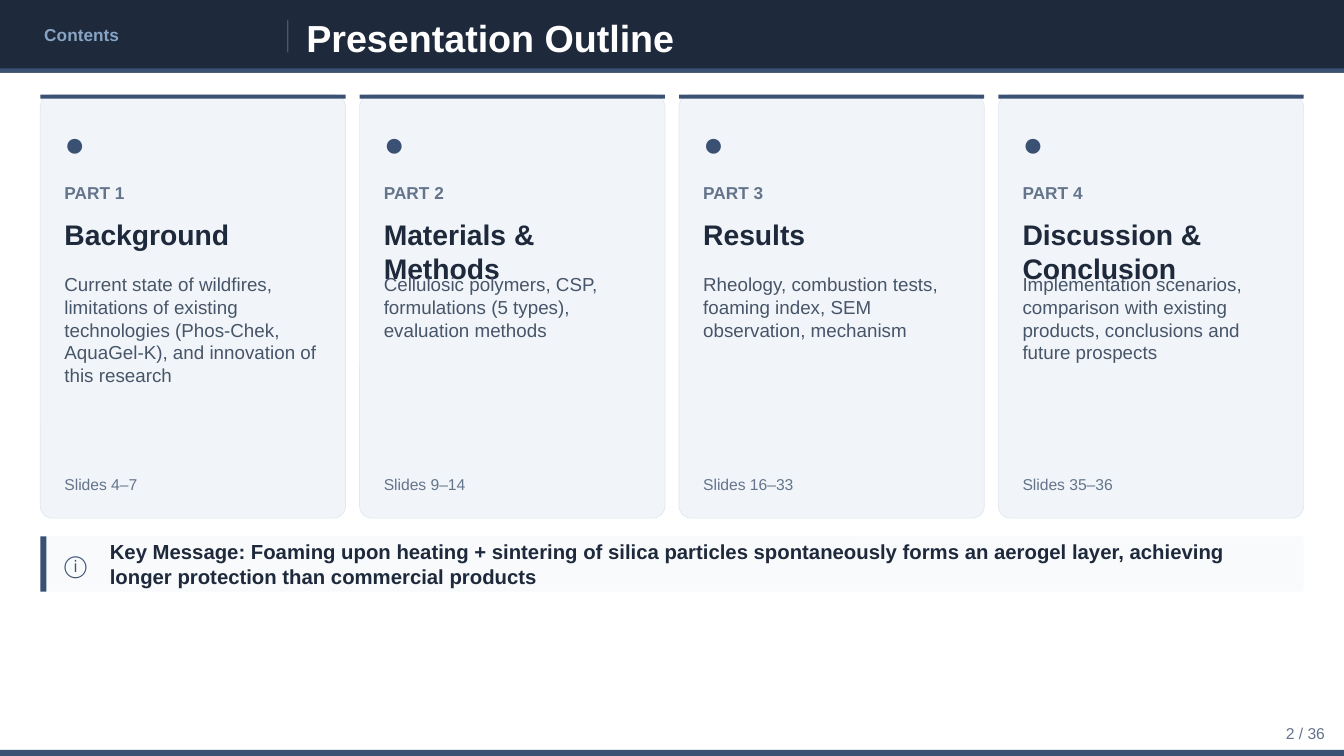
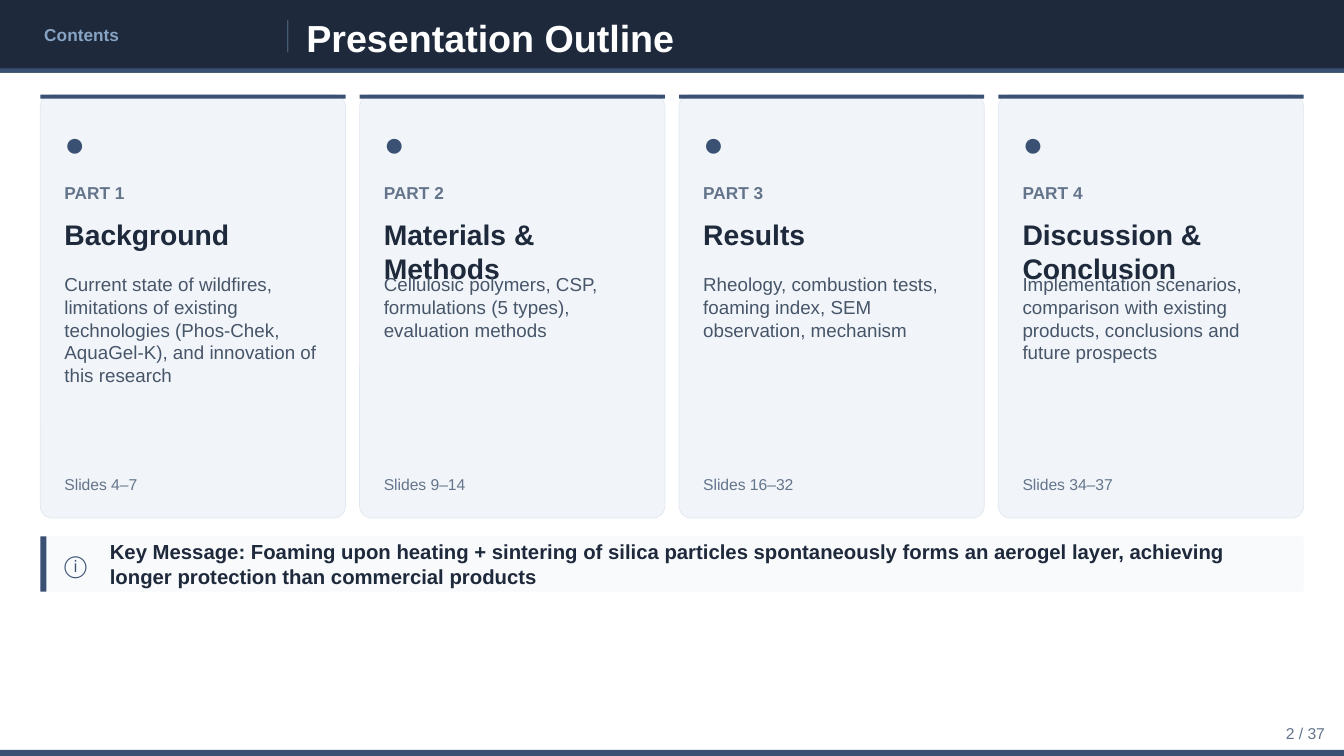
Before and after one commit to ytaisei0525-design/my-first-claude, a slide deck: slide 2 of slides_en.pptx. Drawn at 1344x756 pixels with LibreOffice and Linux fonts; fonts in the diff are those of the drawing. Boxes give left, top, right and bottom in pixels: in the first picture for what was removed or moved away, otherwise in the second. Text is boxed around its words. In the diff, an @@ line names an element or a change of style, - is before the commit and + after.

```diff
--- a/slides_en.pptx
+++ b/slides_en.pptx
@@ text at (x1=703, y1=478, x2=793, y2=490): text changed @@
-Slides 16–33
+Slides 16–32
@@ text at (x1=1023, y1=478, x2=1112, y2=490): text changed @@
-Slides 35–36
+Slides 34–37
@@ text at (x1=1286, y1=728, x2=1325, y2=739): text changed @@
-2 / 36
+2 / 37
```
Also in this commit, not shown: 35 other slides changed, 1 slide added, 4 other files.
